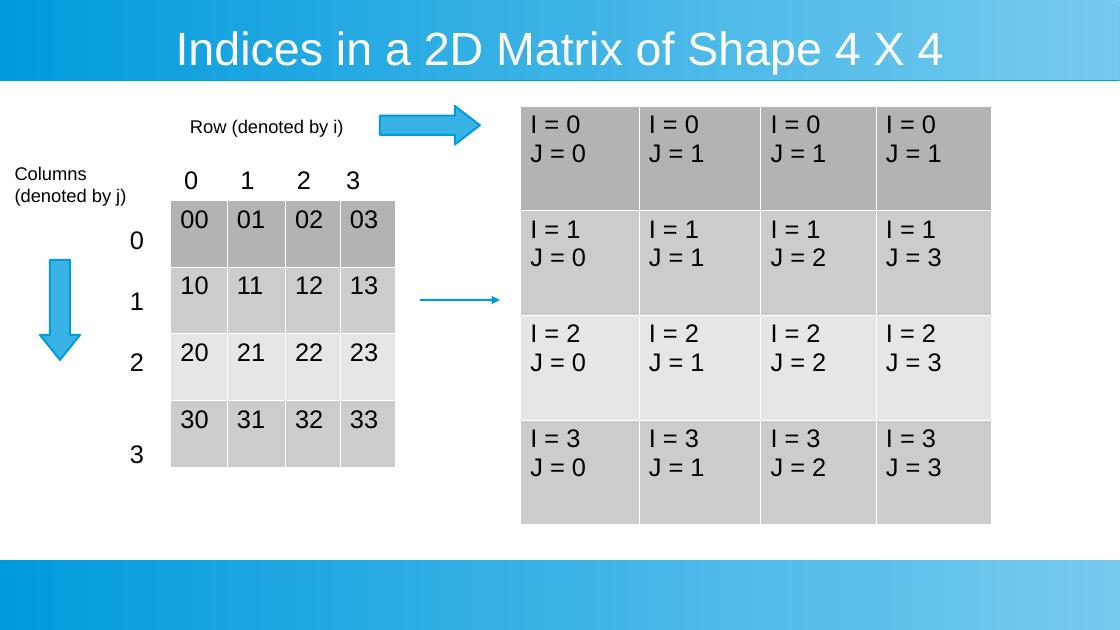
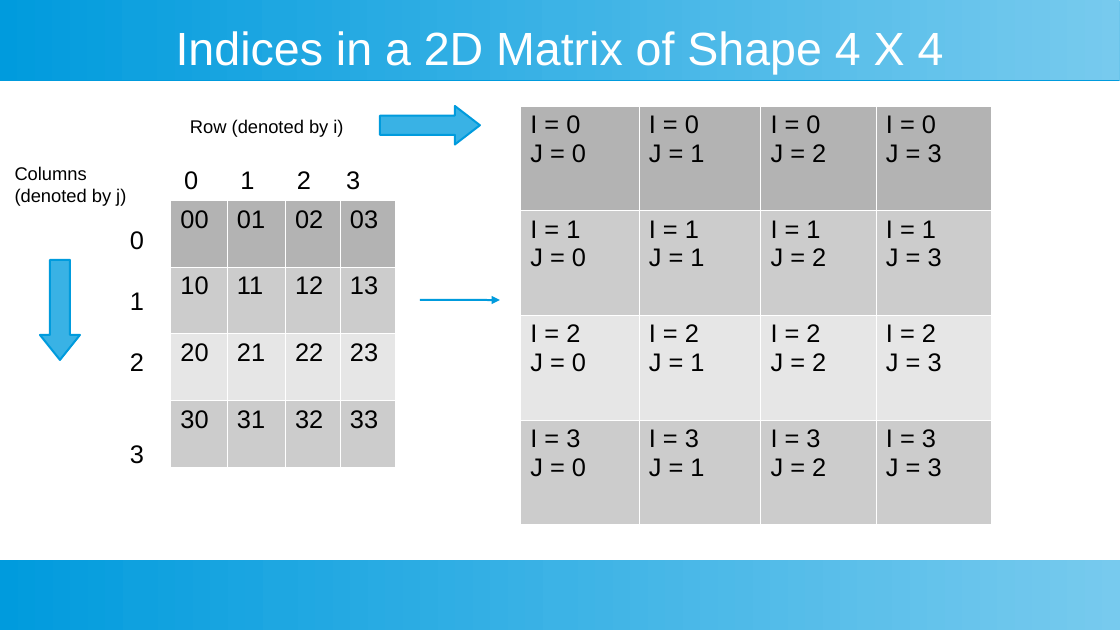
Before and after one commit to ashishjain1547/public_lessons_in_python, a slide deck: slide 6 of Ch 17 - Two Dimensional Matrix/2D Matrix.odp. Drawn at 1120x630 pixels with LibreOffice and Linux fonts; fonts in the diff are those of the drawing. Boxes give left, top, right and bottom in pixels: in the first picture for what was removed or moved away, otherwise in the second. Text is boxed around its words. In the diff, an @@ line names an element or a change of style, - is before the commit and + after.

```diff
--- a/Ch 17 - Two Dimensional Matrix/2D Matrix.odp
+++ b/Ch 17 - Two Dimensional Matrix/2D Matrix.odp
@@ table at [520, 106, 993, 524] @@
-row 1, column 3: I = 0 / J = 1
+row 1, column 3: I = 0 / J = 2
-row 1, column 4: I = 0 / J = 1
+row 1, column 4: I = 0 / J = 3
```
Also in this commit, not shown: 5 other slides changed, 2 slides added, 45 other files.
